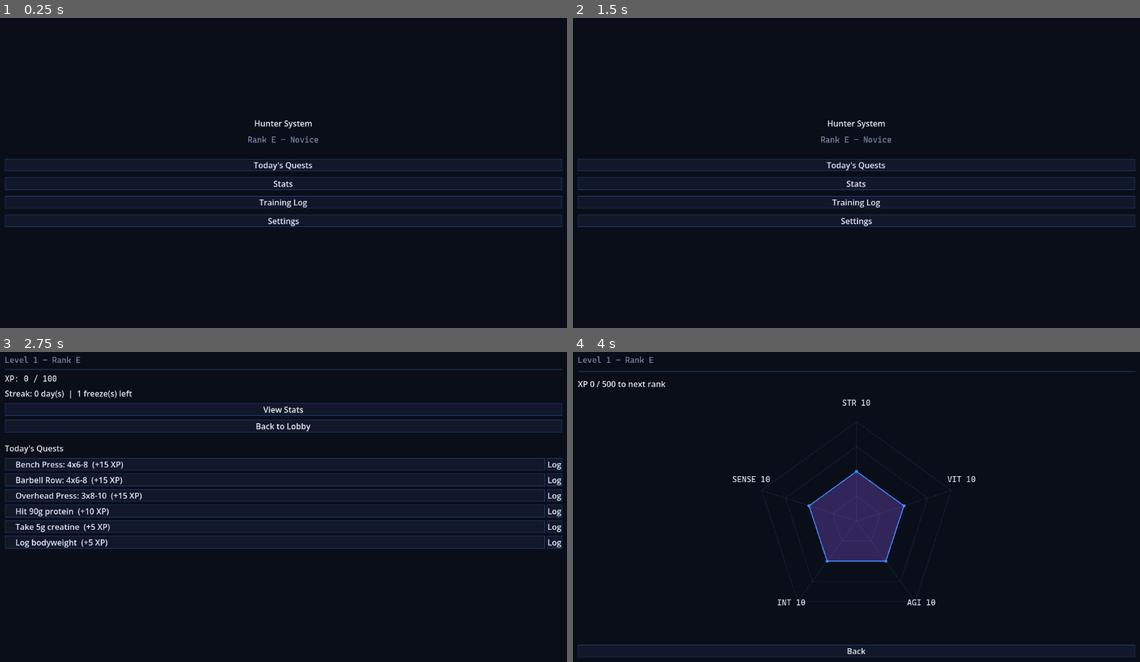
Above: before the commit, frames 1-4 (two rows, left to right).
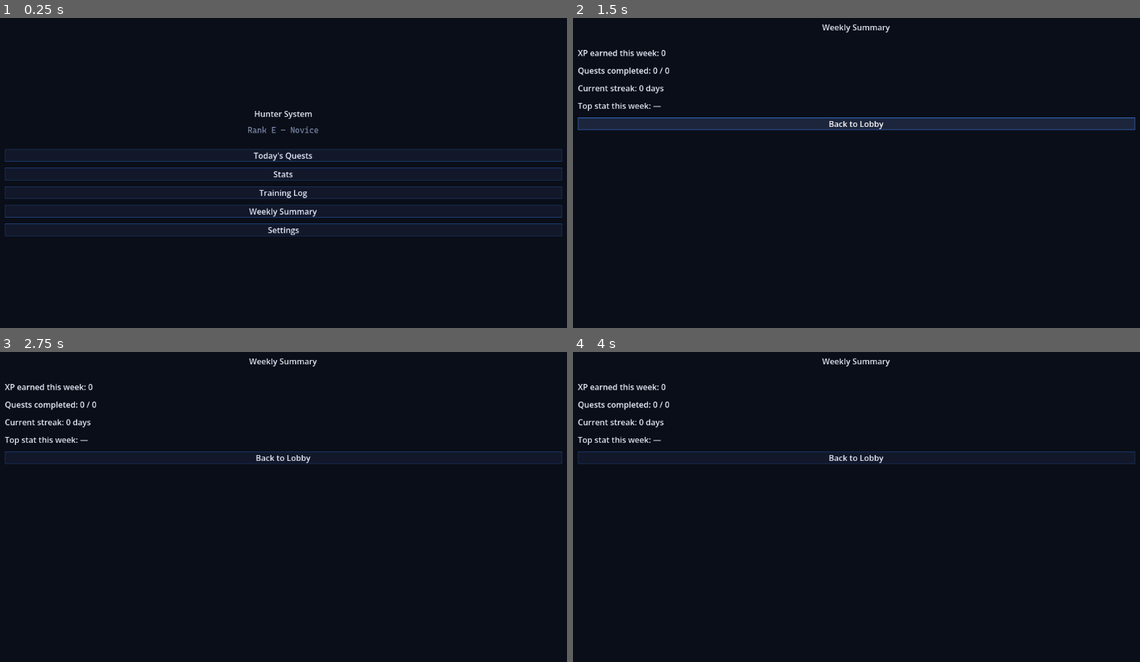
Above: after the commit, the same moments.

Repository: exo-jhop/Solo-Gym-Leveling
Game: Godot game, scene res://scenes/lobby/lobby.tscn
Same seed, same stepped clock (60 frames per second), same inputs: the game is played once before the commit and once after it.
Inputs (mouse positions are in pixels of both pictures, inside the frame that each line leads up to):
- Up to frame 1 (0.25 s): no input
- Up to frame 2 (1.5 s): click (856, 210) at 0.5 s, where only the run after the commit has a clickable "Weekly Summary"; click (856, 123) at 1.25 s, where only the run after the commit has a clickable "Back to Lobby"
- Up to frame 3 (2.75 s): click (283, 497) at 2 s, where only the run before the commit has a clickable "Today's Quests"
- Up to frame 4 (4 s): click "Back to Lobby" at 2.75 s; click (856, 516) at 3.5 s, where only the run before the commit has a clickable "Stats"

The runs differ from the first frame. In frame 1, 5.3% of the frame differs, in the area x 0-100%, y 29-71%; in frame 2, 7.5%; in frame 3, 7.9%, in the area x 0-100%, y 1-64%; in frame 4, 6.8%.
Error after the commit: Parse Error: Cannot infer the type of "weekday" variable because the value doesn't have a set type. (res://scenes/weekly_summary/weekly_summary.gd:79)

Commit message:
Add Weekly Summary screen: read-only rollup of this week's XP, quests, streak, top stat
Aggregates HistoryManager DailyLogs for past days plus QuestManager's live
current_quests for today, mirroring training_log.gd's existing pattern for
handling the not-yet-rolled-over current day. No new persisted data model,
per spec v2 4.5.

Diff:
--- a/scenes/lobby/lobby.gd
+++ b/scenes/lobby/lobby.gd
@@ -6,6 +6,7 @@
 @onready var quests_button: Button = $Margin/Root/QuestsButton
 @onready var stats_button: Button = $Margin/Root/StatsButton
 @onready var training_log_button: Button = $Margin/Root/TrainingLogButton
+@onready var weekly_summary_button: Button = $Margin/Root/WeeklySummaryButton
 @onready var settings_button: Button = $Margin/Root/SettingsButton
 
 
@@ -13,6 +14,7 @@
 	quests_button.pressed.connect(_on_quests_pressed)
 	stats_button.pressed.connect(_on_stats_pressed)
 	training_log_button.pressed.connect(_on_training_log_pressed)
+	weekly_summary_button.pressed.connect(_on_weekly_summary_pressed)
 	settings_button.pressed.connect(_on_settings_pressed)
 	GameManager.stats_changed.connect(_refresh_rank_title)
 	_refresh_rank_title()
@@ -36,5 +38,9 @@
 	get_tree().change_scene_to_file("res://scenes/training_log/training_log.tscn")
 
 
+func _on_weekly_summary_pressed() -> void:
+	get_tree().change_scene_to_file("res://scenes/weekly_summary/weekly_summary.tscn")
+
+
 func _on_settings_pressed() -> void:
 	get_tree().change_scene_to_file("res://scenes/settings/settings.tscn")
--- a/scenes/lobby/lobby.tscn
+++ b/scenes/lobby/lobby.tscn
@@ -47,6 +47,10 @@
 layout_mode = 2
 text = "Training Log"
 
+[node name="WeeklySummaryButton" type="Button" parent="Margin/Root"]
+layout_mode = 2
+text = "Weekly Summary"
+
 [node name="SettingsButton" type="Button" parent="Margin/Root"]
 layout_mode = 2
 text = "Settings"
--- /dev/null
+++ b/scenes/weekly_summary/weekly_summary.gd
@@ -0,0 +1,91 @@
+extends Control
+
+## Weekly Summary screen (spec v2 4.5): read-only rollup of this week's activity.
+## Aggregates HistoryManager's DailyLogs for past days this week plus today's
+## in-progress quests from QuestManager, same "today isn't in history yet"
+## pattern training_log.gd uses.
+
+const STAT_FONT := preload("res://assets/fonts/CascadiaCode.ttf")
+const WEEKDAY_LABELS := ["Su", "Mo", "Tu", "We", "Th", "Fr", "Sa"]
+
+@onready var xp_label: Label = $Margin/Root/XpLabel
+@onready var quests_label: Label = $Margin/Root/QuestsLabel
+@onready var streak_label: Label = $Margin/Root/StreakLabel
+@onready var top_stat_label: Label = $Margin/Root/TopStatLabel
+@onready var back_button: Button = $Margin/Root/BackButton
+
+
+func _ready() -> void:
+	back_button.pressed.connect(_go_back)
+	for label in [xp_label, quests_label, streak_label, top_stat_label]:
+		label.add_theme_font_override("font", STAT_FONT)
+	_refresh()
+
+
+func _refresh() -> void:
+	var today_str := Time.get_date_string_from_system()
+	var week_dates := _dates_for_week_containing(today_str)
+
+	var total_xp := 0
+	var quests_completed := 0
+	var quests_total := 0
+	var stat_gains: Dictionary = {}  # "STR" -> total gained this week
+
+	for date_str in week_dates:
+		if date_str == today_str:
+			var day_xp := 0
+			var day_completed := 0
+			for quest in QuestManager.current_quests:
+				quests_total += 1
+				if quest.completed:
+					day_completed += 1
+					day_xp += quest.xp_reward
+					if quest.stat_reward != "":
+						stat_gains[quest.stat_reward] = stat_gains.get(quest.stat_reward, 0) + GameManager.STAT_INCREMENT
+			quests_completed += day_completed
+			total_xp += day_xp
+		else:
+			var log := HistoryManager.get_day(date_str)
+			if log == null:
+				continue
+			quests_total += log.quests_total
+			quests_completed += log.quests_completed
+			total_xp += log.xp_earned
+			for stat_name in log.stat_gains:
+				stat_gains[stat_name] = stat_gains.get(stat_name, 0) + log.stat_gains[stat_name]
+
+	xp_label.text = "XP earned this week: %d" % total_xp
+	quests_label.text = "Quests completed: %d / %d" % [quests_completed, quests_total]
+	streak_label.text = "Current streak: %d day%s" % [GameManager.hunter_stats.current_streak, "" if GameManager.hunter_stats.current_streak == 1 else "s"]
+
+	if stat_gains.is_empty():
+		top_stat_label.text = "Top stat this week: —"
+	else:
+		var top_stat := ""
+		var top_value := -1
+		for stat_name in stat_gains:
+			if stat_gains[stat_name] > top_value:
+				top_value = stat_gains[stat_name]
+				top_stat = stat_name
+		top_stat_label.text = "Top stat this week: %s (+%d)" % [top_stat, top_value]
+
+
+## Returns the "YYYY-MM-DD" dates from Sunday through Saturday of the week
+## containing `date_str`, using the same weekday convention as training_log.gd.
+func _dates_for_week_containing(date_str: String) -> Array:
+	var parts := date_str.split("-")
+	var datetime := {"year": parts[0].to_int(), "month": parts[1].to_int(), "day": parts[2].to_int(), "hour": 0, "minute": 0, "second": 0}
+	var unix_time := Time.get_unix_time_from_datetime_dict(datetime)
+	var weekday := Time.get_datetime_dict_from_unix_time(unix_time).weekday
+
+	var week_start_unix := unix_time - weekday * 86400
+	var dates: Array = []
+	for i in range(7):
+		var day_unix: int = week_start_unix + i * 86400
+		var day_dict := Time.get_datetime_dict_from_unix_time(day_unix)
+		dates.append("%04d-%02d-%02d" % [day_dict.year, day_dict.month, day_dict.day])
+	return dates
+
+
+func _go_back() -> void:
+	get_tree().change_scene_to_file("res://scenes/lobby/lobby.tscn")
--- /dev/null
+++ b/scenes/weekly_summary/weekly_summary.tscn
@@ -0,0 +1,48 @@
+[gd_scene load_steps=2 format=3 uid="uid://c8x2p6q9m3w1t"]
+
+[ext_resource type="Script" path="res://scenes/weekly_summary/weekly_summary.gd" id="1"]
+
+[node name="WeeklySummary" type="Control"]
+anchor_right = 1.0
+anchor_bottom = 1.0
+script = ExtResource("1")
+
+[node name="Margin" type="MarginContainer" parent="."]
+anchor_right = 1.0
+anchor_bottom = 1.0
+theme_override_constants/margin_left = 24
+theme_override_constants/margin_top = 24
+theme_override_constants/margin_right = 24
+theme_override_constants/margin_bottom = 24
+
+[node name="Root" type="VBoxContainer" parent="Margin"]
+layout_mode = 2
+theme_override_constants/separation = 12
+
+[node name="TitleLabel" type="Label" parent="Margin/Root"]
+layout_mode = 2
+text = "Weekly Summary"
+horizontal_alignment = 1
+
+[node name="HSeparator" type="HSeparator" parent="Margin/Root"]
+layout_mode = 2
+
+[node name="XpLabel" type="Label" parent="Margin/Root"]
+layout_mode = 2
+text = "XP earned this week: 0"
+
+[node name="QuestsLabel" type="Label" parent="Margin/Root"]
+layout_mode = 2
+text = "Quests completed: 0 / 0"
+
+[node name="StreakLabel" type="Label" parent="Margin/Root"]
+layout_mode = 2
+text = "Current streak: 0 days"
+
+[node name="TopStatLabel" type="Label" parent="Margin/Root"]
+layout_mode = 2
+text = "Top stat this week: —"
+
+[node name="BackButton" type="Button" parent="Margin/Root"]
+layout_mode = 2
+text = "Back to Lobby"
